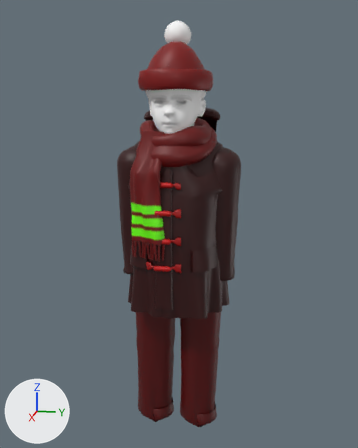
The glTF model m/gente2/nino_m.glb: old version first, new version second.
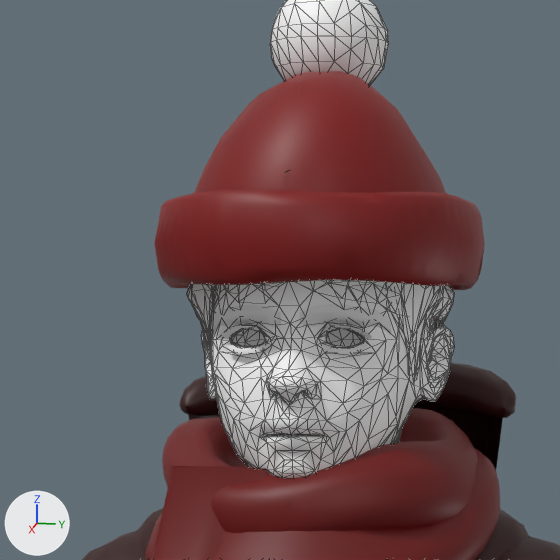
There are two pictures of each version: one whole from a 50 mm camera at (1.381, 0.278, 1.032) aimed at (-0.007, 0.0, 0.685), one close up on the part from 29% to 64% of the width and 6% to 34% of the height. Arrows for +X, +Y and +Z are at lower left; the lights stay in place. The last two pictures show the newer version. The close-ups show mesh edges as thin lines. Where no turn or scale is listed for an object, it has been applied to the vertices. Vertices at exactly the same position are counted once.

In view in the first close-up: 'borla', 'cejas', 'pelo', 'pestanas', 'piel', 'ropa'.
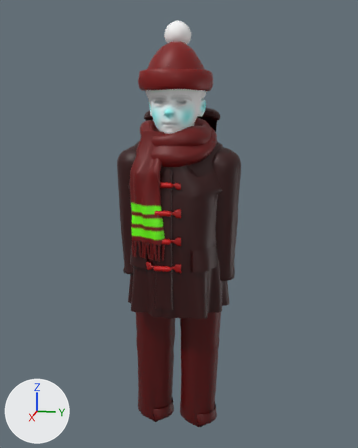
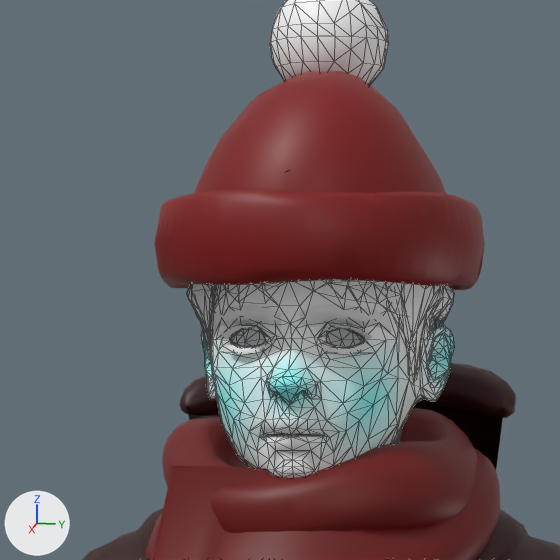
Changed parts and their boxes [x1, y1, x2, y2] in the close-ups (560 x 560 px):
```json
{"part": 1, "of": "me_piel", "change": "recoloured", "before": [201, 327, 454, 454], "after": [201, 327, 454, 454]}
{"part": 2, "of": "me_piel", "change": "recoloured", "before": [206, 319, 447, 457], "after": [206, 319, 447, 457]}
```

Edits to the scene script, one JSON object a line:
```json
{"block": "me_piel", "where": "me_piel.from_pydata(...)  # 1513 vertices, 2979 faces; spans x -0.094..0.094, y -0.129..0.129, z 0.341..0.59"}
{"block": "me_piel", "where": "# used by ob_piel; location = (0.0392, 0.0, 0.5423)"}
{"block": "me_piel", "change": "me_piel part 1: 715 faces centred in x -0.027..0.093, y -0.079..0.079, z 0.414..0.509 are repainted in the vertex colours; the middle colour goes from white #ffffff to pale blue #ddffff"}
{"block": "me_piel", "change": "me_piel part 2: 259 faces centred in x -0.033..0.085, y -0.077..0.077, z 0.412..0.509 are repainted in the vertex colours; the middle colour goes from white #ffffff to white #ebffff"}
```
